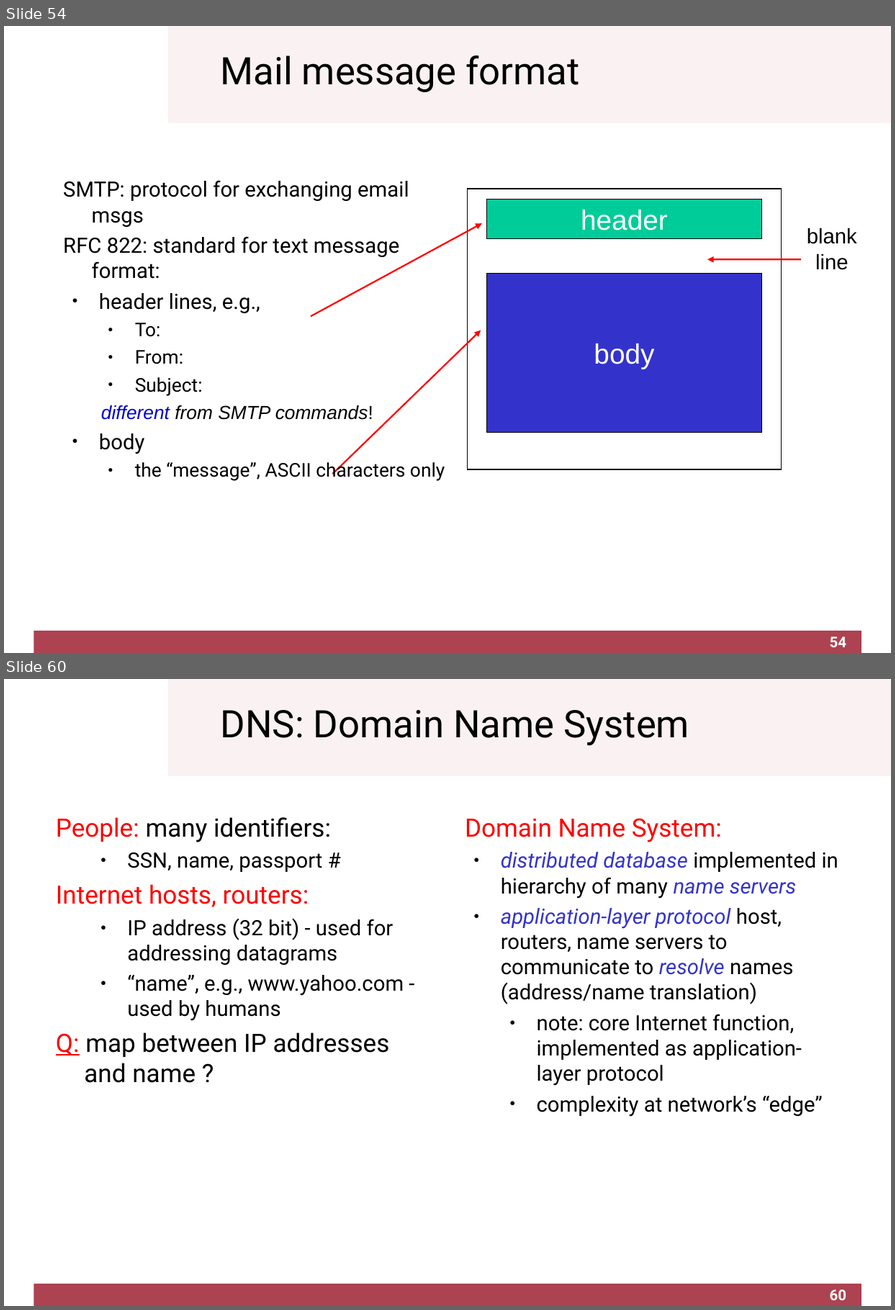
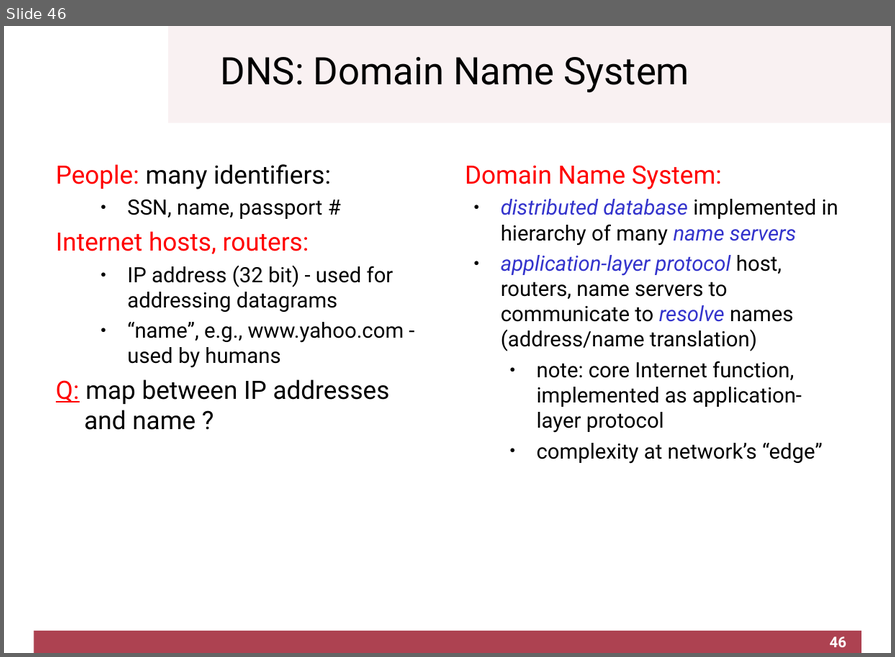
Before and after one commit to cletomartin/redes1, a slide deck: slides/application.odp. Shown one above the other, each under a label of ours: slides 54 and 60 before the commit, slide 46 after it; the slides between them are not shown. The pictures are 895x1310 and 895x657 pixels, drawn with LibreOffice and Linux fonts; fonts in the diff are those of the drawing; background and template pictures are left out. Boxes give left, top, right and bottom in pixels: in the first picture for what was removed or moved away, otherwise in the second. Text is boxed around its words. In the diff, an @@ line names an element or a change of style, - is before the commit and + after.

```diff
--- a/slides/application.odp
+++ b/slides/application.odp
@@ slide 54 removed at (4, 26, 891, 653), background #FFFFFF; not listed: 2 template elements that a slide beside it also shows @@
@@ title removed at (221, 56, 580, 92) @@
-Mail message format
@@ text removed at (63, 180, 445, 481) @@
-SMTP: protocol for exchanging email msgs
-RFC 822: standard for text message format:
-● header lines, e.g.,
-  ● To:
-  ● From:
-  ● Subject:
-different from SMTP commands!
-● body
-  ● the “message”, ASCII characters only
@@ rectangle removed at (468, 189, 782, 470) @@
@@ rectangle removed at (487, 199, 762, 238) @@
-header
@@ arrow removed from (311, 317) to (482, 223) @@
@@ text removed at (807, 228, 857, 270) @@
-blank
-line
@@ arrow removed from (802, 260) to (707, 260) @@
@@ rectangle removed at (487, 274, 762, 433) @@
-body
@@ arrow removed from (332, 475) to (481, 331) @@
@@ page number removed at (830, 637, 847, 647) @@
-54
@@ what was slide 60 is now slide 46 @@
@@ page number at (830, 637, 847, 647): text changed @@
-60
+46
```
Also in this commit, not shown: 8 slides changed, 13 other slides removed, 5 other files.
